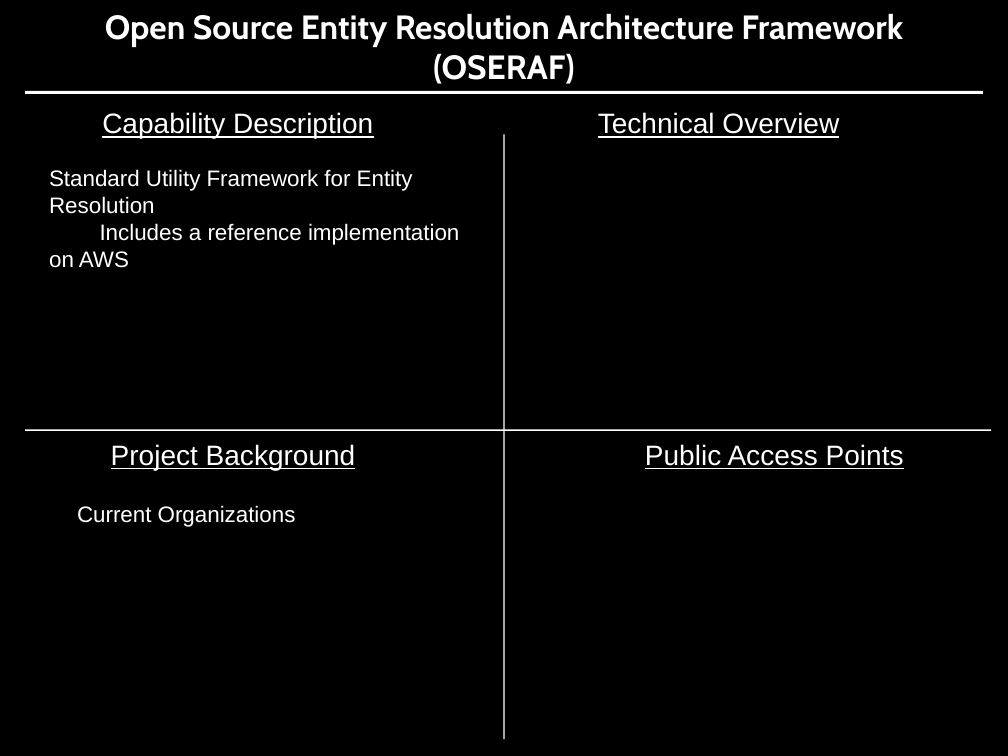
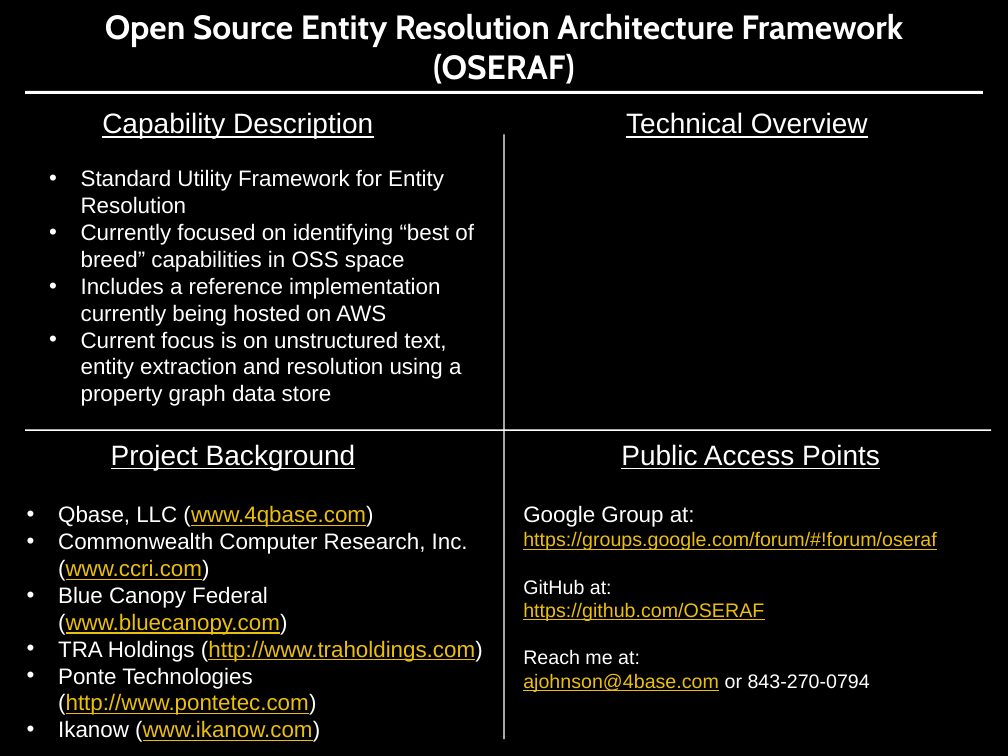
Before and after one commit to OSERAF/architecture, a slide deck: slide 6 of src/docs/Entity Resolution Short Brief.pptx (slide 10 before the commit). Drawn at 1008x756 pixels with LibreOffice and Linux fonts; fonts in the diff are those of the drawing; background and template pictures are left out. Boxes give left, top, right and bottom in pixels: in the first picture for what was removed or moved away, otherwise in the second. Text is boxed around its words. In the diff, an @@ line names an element or a change of style, - is before the commit and + after.

```diff
--- a/src/docs/Entity Resolution Short Brief.pptx
+++ b/src/docs/Entity Resolution Short Brief.pptx
@@ text "Technical Overview": place and size @@
-text "Technical Overview" at bbox=[598, 112, 839, 138]
+text "Technical Overview" at bbox=[626, 112, 868, 138]
@@ text at bbox=[81, 169, 444, 214]: bullet none to • @@
@@ text at bbox=[81, 223, 474, 406]: text changed @@
-Includes a reference implementation on AWS
+• Currently focused on identifying “best of breed” capabilities in OSS space
+• Includes a reference implementation currently being hosted on AWS
+• Current focus is on unstructured text, entity extraction and resolution using a property graph data store
@@ text "Public Access Points": place and size @@
-text "Public Access Points" at bbox=[645, 444, 904, 469]
+text "Public Access Points" at bbox=[621, 444, 880, 469]
@@ text at bbox=[58, 505, 483, 742]: text changed; text colour #FFFFFF to #ECBF0B @@
-  Current Organizations
+• Qbase, LLC (www.4qbase.com)
+• Commonwealth Computer Research, Inc. (www.ccri.com)
+• Blue Canopy Federal (www.bluecanopy.com)
+• TRA Holdings (http://www.traholdings.com)
+• Ponte Technologies (http://www.pontetec.com)
+• Ikanow (www.ikanow.com)
@@ text added at bbox=[523, 505, 936, 692], 14 pt, text #ECBF0B, underline @@
+Google Group at:
+https://groups.google.com/forum/#!forum/oseraf
+GitHub at:
+https://github.com/OSERAF
+Reach me at:
+ajohnson@4base.com or 843-270-0794
```
Also in this commit, not shown: 1 other slide changed, 4 slides removed.
